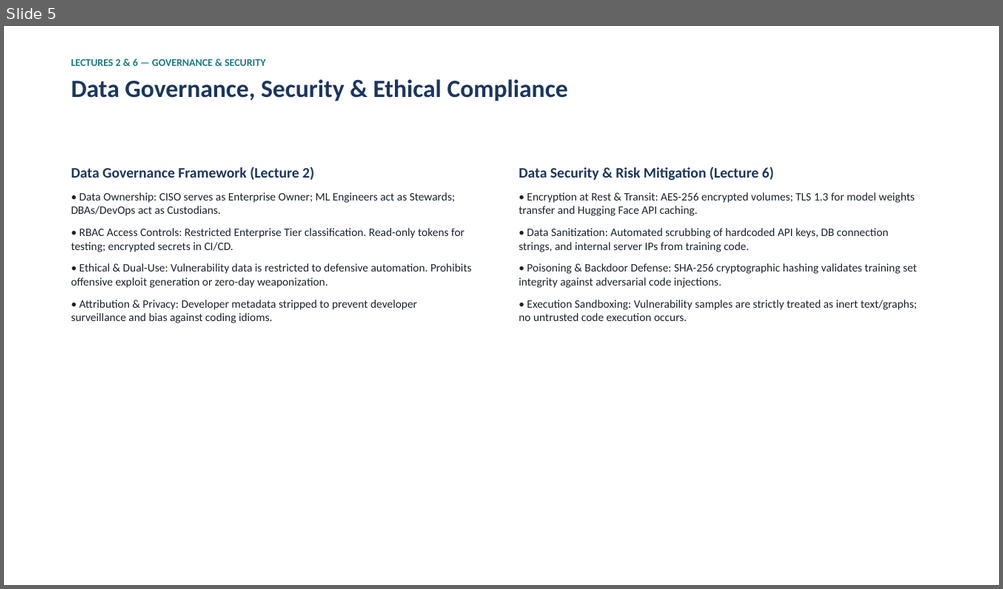
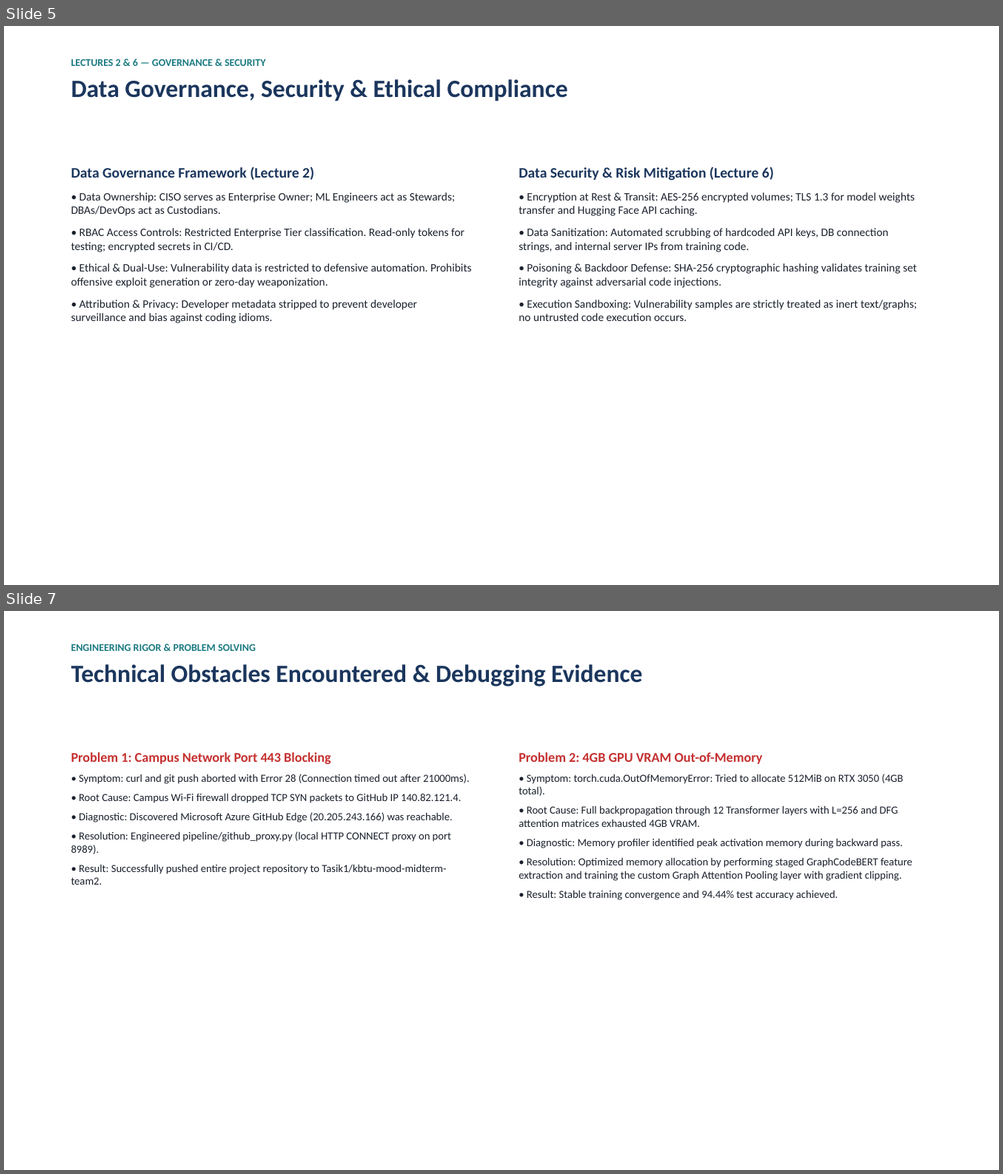
Before and after one commit to Tasik1/kbtu-mood-midterm-team2, a slide deck: docs/Midterm_Presentation_Team2.pptx. Shown one above the other, each under a label of ours: slide 5 before the commit, slides 5 and 7 after it; the slides between them are not shown. The pictures are 1003x589 and 1003x1174 pixels, drawn with LibreOffice and Linux fonts; fonts in the diff are those of the drawing. Boxes give left, top, right and bottom in pixels: in the first picture for what was removed or moved away, otherwise in the second. Text is boxed around its words. In the diff, an @@ line names an element or a change of style, - is before the commit and + after.

Commit message:
Align with Laboratory Work Report Template, remove alternative method, add technical problem evidence and screenshots

```diff
--- a/docs/Midterm_Presentation_Team2.pptx
+++ b/docs/Midterm_Presentation_Team2.pptx
@@ slide 7 added at [4,611,999,1170], background #FFFFFF @@
@@ text added at [71,644,643,686], 24 pt, text #1B365D, bold @@
+ENGINEERING RIGOR & PROBLEM SOLVING
+Technical Obstacles Encountered & Debugging Evidence
@@ text added at [71,752,469,885], 10.5 pt, text #1A202C @@
+Problem 1: Campus Network Port 443 Blocking
+• Symptom: curl and git push aborted with Error 28 (Connection timed out after 21000ms).
+• Root Cause: Campus Wi-Fi firewall dropped TCP SYN packets to GitHub IP 140.82.121.4.
+• Diagnostic: Discovered Microsoft Azure GitHub Edge (20.205.243.166) was reachable.
+• Resolution: Engineered pipeline/github_proxy.py (local HTTP CONNECT proxy on port 8989).
+• Result: Successfully pushed entire project repository to Tasik1/kbtu-mood-midterm-team2.
@@ text added at [518,752,912,900], 10.5 pt, text #1A202C @@
+Problem 2: 4GB GPU VRAM Out-of-Memory
+• Symptom: torch.cuda.OutOfMemoryError: Tried to allocate 512MiB on RTX 3050 (4GB total).
+• Root Cause: Full backpropagation through 12 Transformer layers with L=256 and DFG attention matrices exhausted 4GB VRAM.
+• Diagnostic: Memory profiler identified peak activation memory during backward pass.
+• Resolution: Optimized memory allocation by performing staged GraphCodeBERT feature extraction and training the custom Graph Attention Pooling layer with gradient clipping.
+• Result: Stable training convergence and 94.44% test accuracy achieved.
```
Also in this commit, not shown: 7 slides changed, 1 slide removed, 24 other files.
